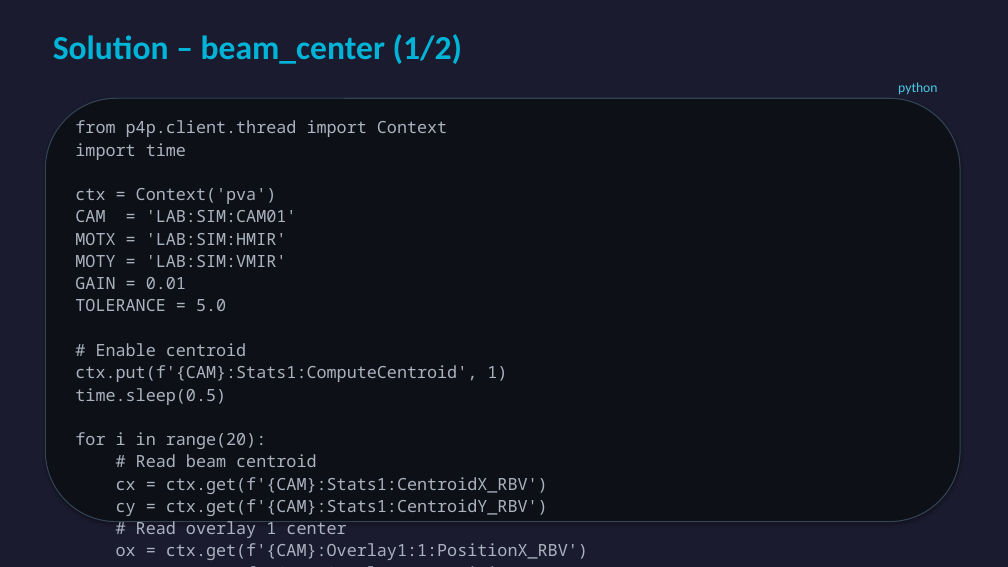
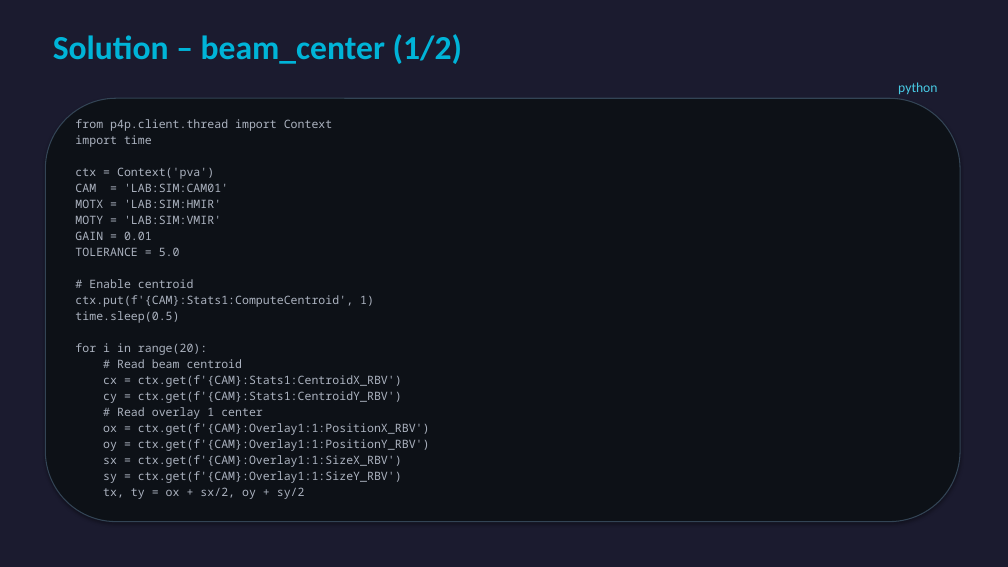
Before and after one commit to infn-epics/epik8s-training-lab, a slide deck: slide 32 of docs/EPICS_Training.pptx. Drawn at 1008x567 pixels with LibreOffice and Linux fonts; fonts in the diff are those of the drawing. Boxes give left, top, right and bottom in pixels: in the first picture for what was removed or moved away, otherwise in the second. Text is boxed around its words. In the diff, an @@ line names an element or a change of style, - is before the commit and + after.

```diff
--- a/docs/EPICS_Training.pptx
+++ b/docs/EPICS_Training.pptx
@@ text "from p4p.client.thread import Context" at (75, 119, 430, 499): size 16 to 11 pt @@
```
Also in this commit, not shown: 3 other slides changed.
